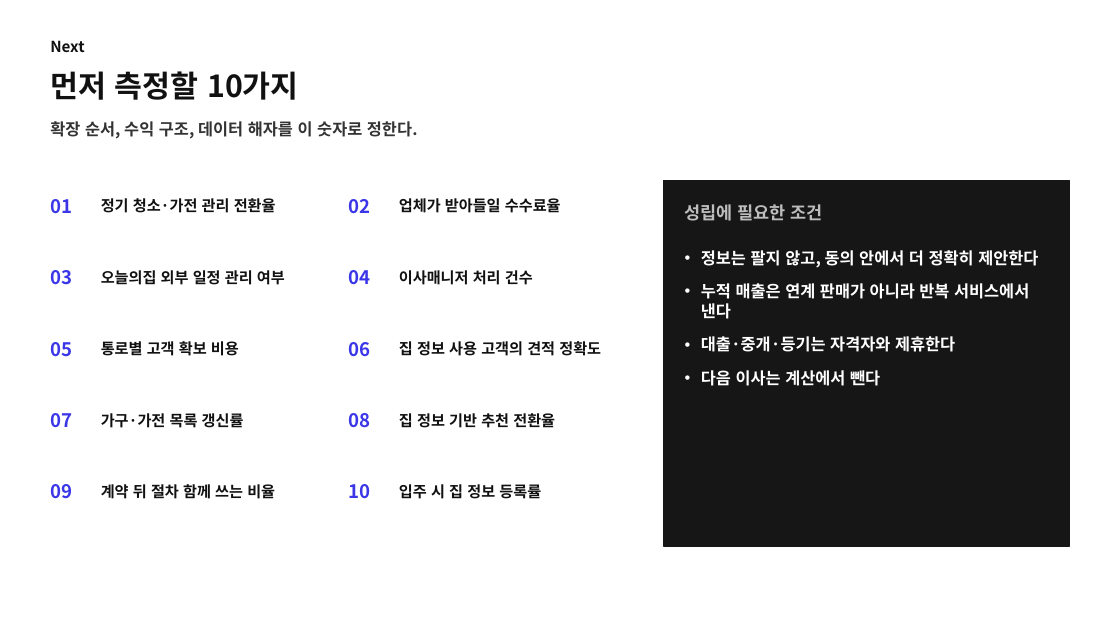
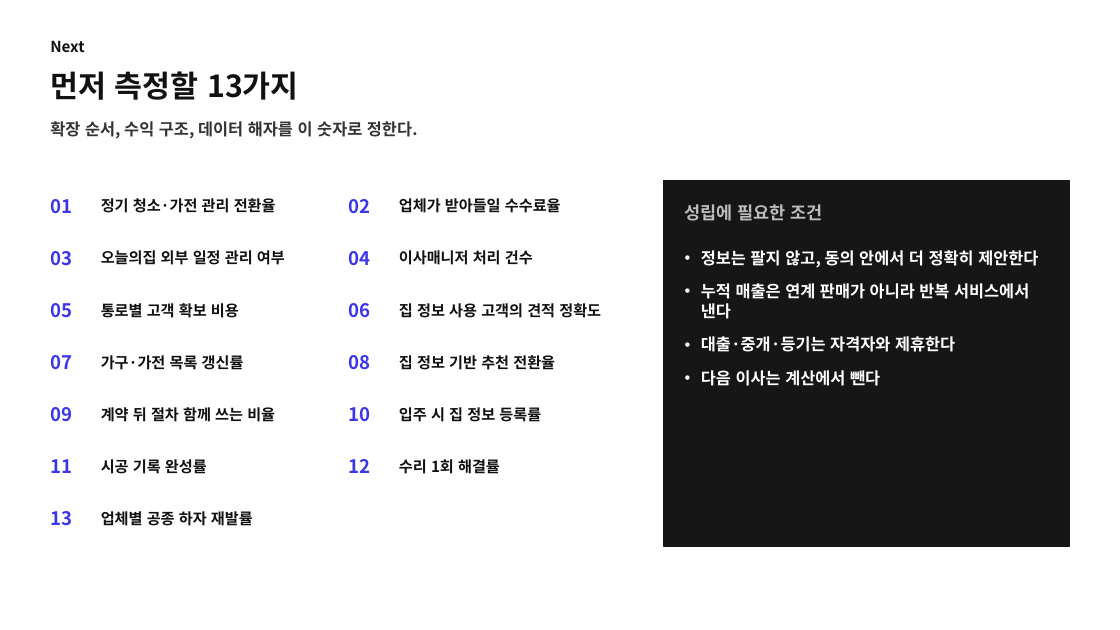
Before and after one commit to stwpst10-collab/teoo, a slide deck: slide 21 of 20-ROOMOVE/산출물/ROOMOVE 확장·경쟁 분석 발표 팀 톤 2026-11-27 v1.pptx. Drawn at 1120x630 pixels with LibreOffice and Linux fonts; fonts in the diff are those of the drawing. Boxes give left, top, right and bottom in pixels: in the first picture for what was removed or moved away, otherwise in the second. Text is boxed around its words. In the diff, an @@ line names an element or a change of style, - is before the commit and + after.

```diff
--- a/20-ROOMOVE/산출물/ROOMOVE 확장·경쟁 분석 발표 팀 톤 2026-11-27 v1.pptx
+++ b/20-ROOMOVE/산출물/ROOMOVE 확장·경쟁 분석 발표 팀 톤 2026-11-27 v1.pptx
@@ text at [50, 71, 299, 100]: text changed @@
-먼저 측정할 10가지
+먼저 측정할 13가지
@@ 4 texts: place and size @@
-4 texts at [50, 270, 533, 285]
+4 texts at [50, 250, 533, 266]
@@ 4 texts: place and size @@
-4 texts at [50, 341, 601, 357]
+4 texts at [50, 303, 601, 318]
@@ 4 texts: place and size @@
-4 texts at [50, 413, 555, 428]
+4 texts at [50, 355, 555, 370]
@@ 4 texts: place and size @@
-4 texts at [50, 482, 541, 502]
+4 texts at [50, 405, 541, 425]
@@ text added at [50, 459, 72, 473], 16 pt, text #3B37E8, bold @@
+11
@@ text added at [101, 459, 207, 474], 13 pt, text #111111, bold @@
+시공 기록 완성률
@@ text added at [349, 459, 371, 473], 16 pt, text #3B37E8, bold @@
+12
@@ text added at [399, 457, 500, 477], 13 pt, text #111111, bold @@
+수리 1회 해결률
@@ text added at [101, 509, 253, 529], 13 pt, text #111111, bold @@
+업체별 공종 하자 재발률
@@ text added at [50, 511, 72, 526], 16 pt, text #3B37E8, bold @@
+13
```
Also in this commit, not shown: 1 other slide changed, 6 other files.
